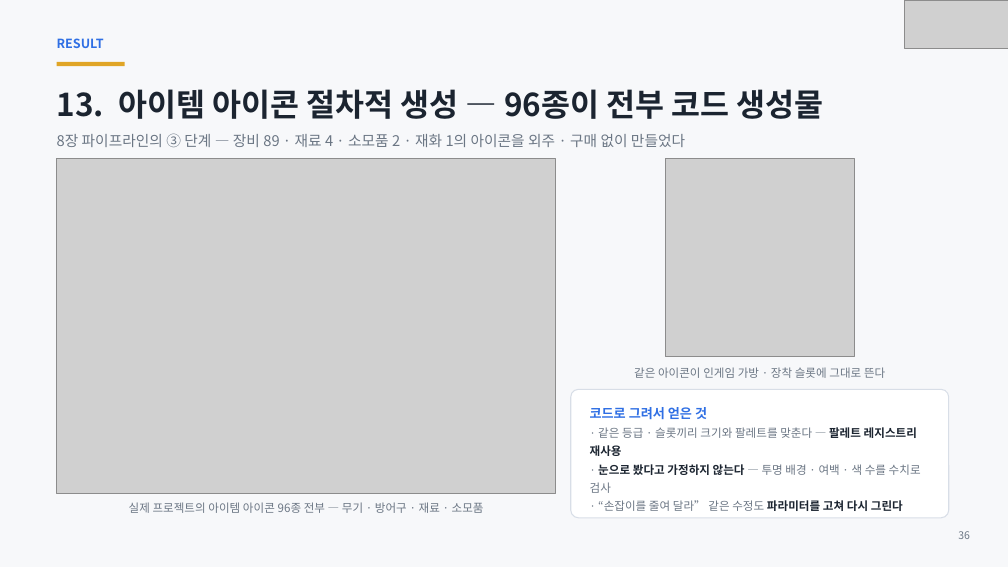
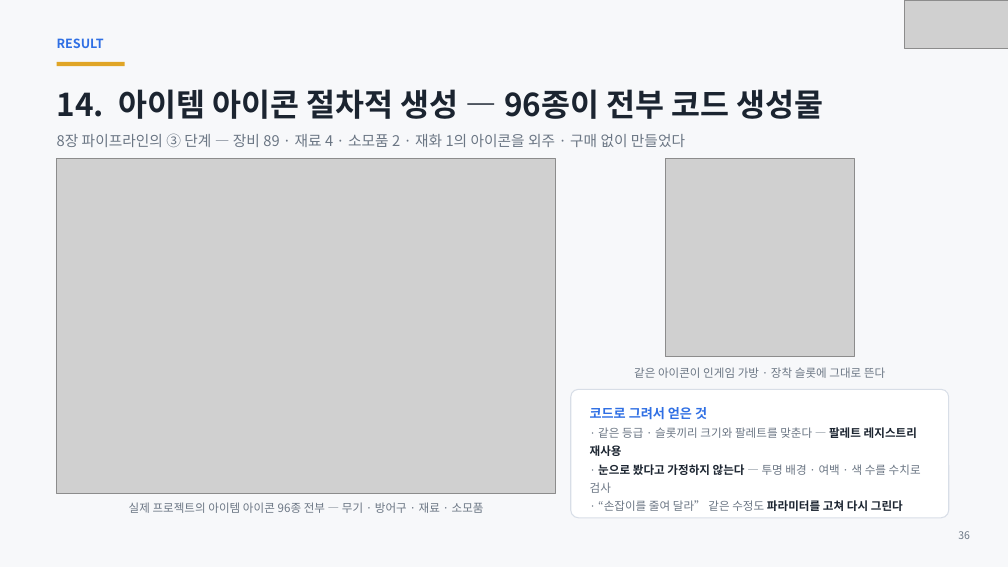
Before and after one commit to ks-wook/com2us-taskbar-hero, a slide deck: slide 36 of docs/com2us-taskbar-hero-발표자료.pptx. Drawn at 1008x567 pixels with LibreOffice and Linux fonts; fonts in the diff are those of the drawing; grey boxes stand for pictures. Boxes give left, top, right and bottom in pixels: in the first picture for what was removed or moved away, otherwise in the second. Text is boxed around its words. In the diff, an @@ line names an element or a change of style, - is before the commit and + after.

```diff
--- a/docs/com2us-taskbar-hero-발표자료.pptx
+++ b/docs/com2us-taskbar-hero-발표자료.pptx
@@ text at (57, 89, 824, 119): text changed @@
-13. 아이템 아이콘 절차적 생성 — 96종이 전부 코드 생성물
+14. 아이템 아이콘 절차적 생성 — 96종이 전부 코드 생성물
```
Also in this commit, not shown: 35 other slides changed, 2 slides added, 4 slides removed, 1 other file.
